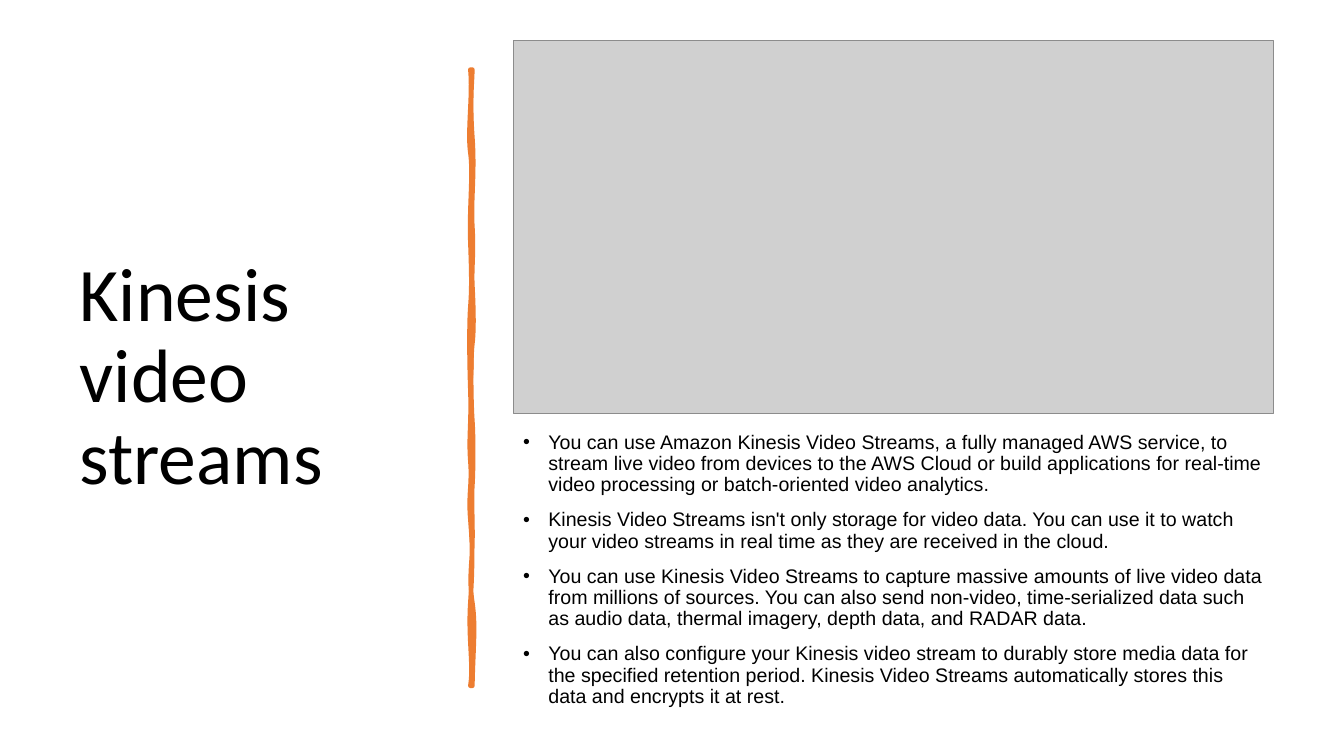
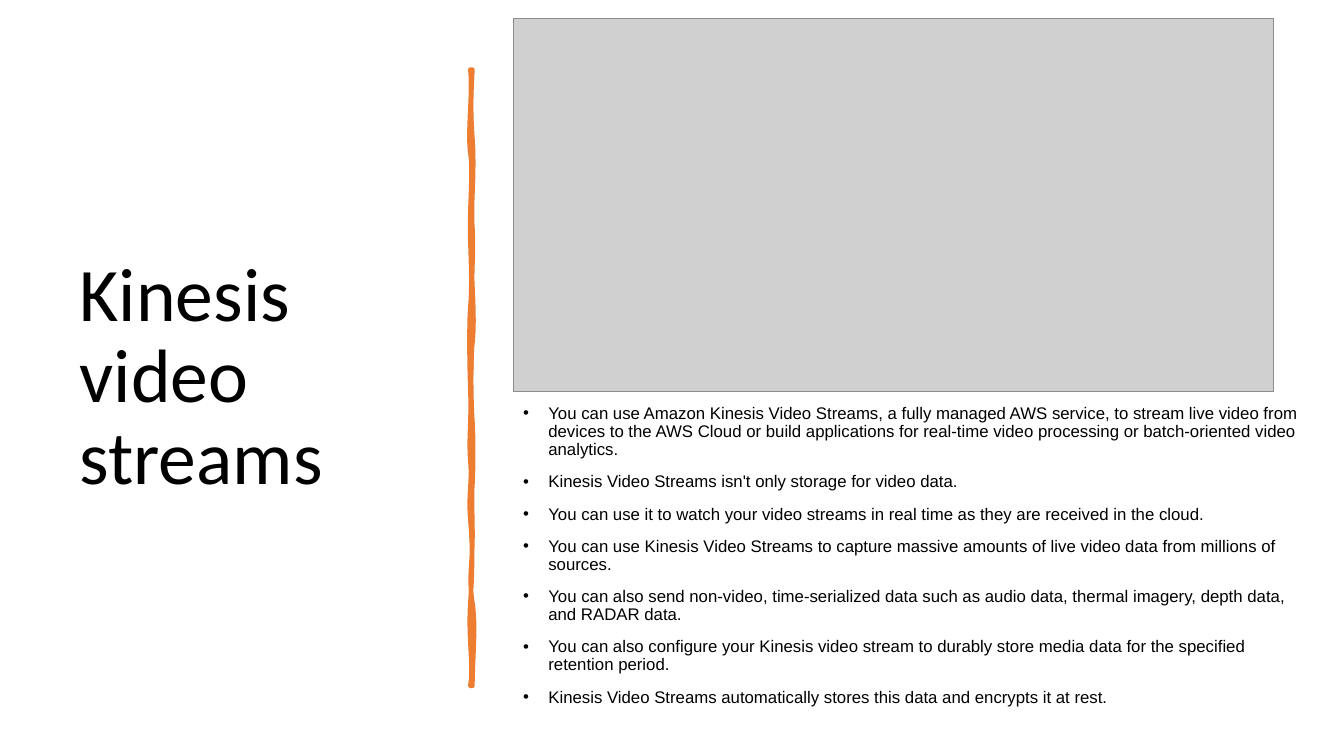
Before and after one commit to IlyaChakun/aws-iba-courses, a slide deck: slide 35 of lecture-materials/Analytics/Kinesis/Kinesis.pptx (slide 31 before the commit). Drawn at 1344x756 pixels with LibreOffice and Linux fonts; fonts in the diff are those of the drawing; grey boxes stand for pictures. Boxes give left, top, right and bottom in pixels: in the first picture for what was removed or moved away, otherwise in the second. Text is boxed around its words. In the diff, an @@ line names an element or a change of style, - is before the commit and + after.

```diff
--- a/lecture-materials/Analytics/Kinesis/Kinesis.pptx
+++ b/lecture-materials/Analytics/Kinesis/Kinesis.pptx
@@ picture: place and size @@
-picture at <box>513,40,1273,413</box>
+picture at <box>513,18,1273,391</box>
@@ text "You can use Amazon Kinesis ...": place and size @@
-text "You can use Amazon Kinesis ..." at <box>548,434,1262,707</box>
+text "You can use Amazon Kinesis ..." at <box>548,407,1297,707</box>
@@ text at <box>548,407,1297,459</box>: size 14 to 12 pt in "You can use Amazon Kinesis Video Streams, ..." @@
@@ text at <box>548,475,1284,707</box>: text changed; size 14 to 12 pt @@
-• Kinesis Video Streams isn't only storage for video data. You can use it to watch your video streams in real time as they are received in the cloud.
-• You can use Kinesis Video Streams to capture massive amounts of live video data from millions of sources. You can also send non-video, time-serialized data such as audio data, thermal imagery, depth data, and RADAR data.
-• You can also configure your Kinesis video stream to durably store media data for the specified retention period. Kinesis Video Streams automatically stores this data and encrypts it at rest.
+• Kinesis Video Streams isn't only storage for video data.
+• You can use it to watch your video streams in real time as they are received in the cloud.
+• You can use Kinesis Video Streams to capture massive amounts of live video data from millions of sources.
+• You can also send non-video, time-serialized data such as audio data, thermal imagery, depth data, and RADAR data.
+• You can also configure your Kinesis video stream to durably store media data for the specified retention period.
+• Kinesis Video Streams automatically stores this data and encrypts it at rest.
```
Also in this commit, not shown: 7 other slides changed, 4 slides added, 30 other files.
